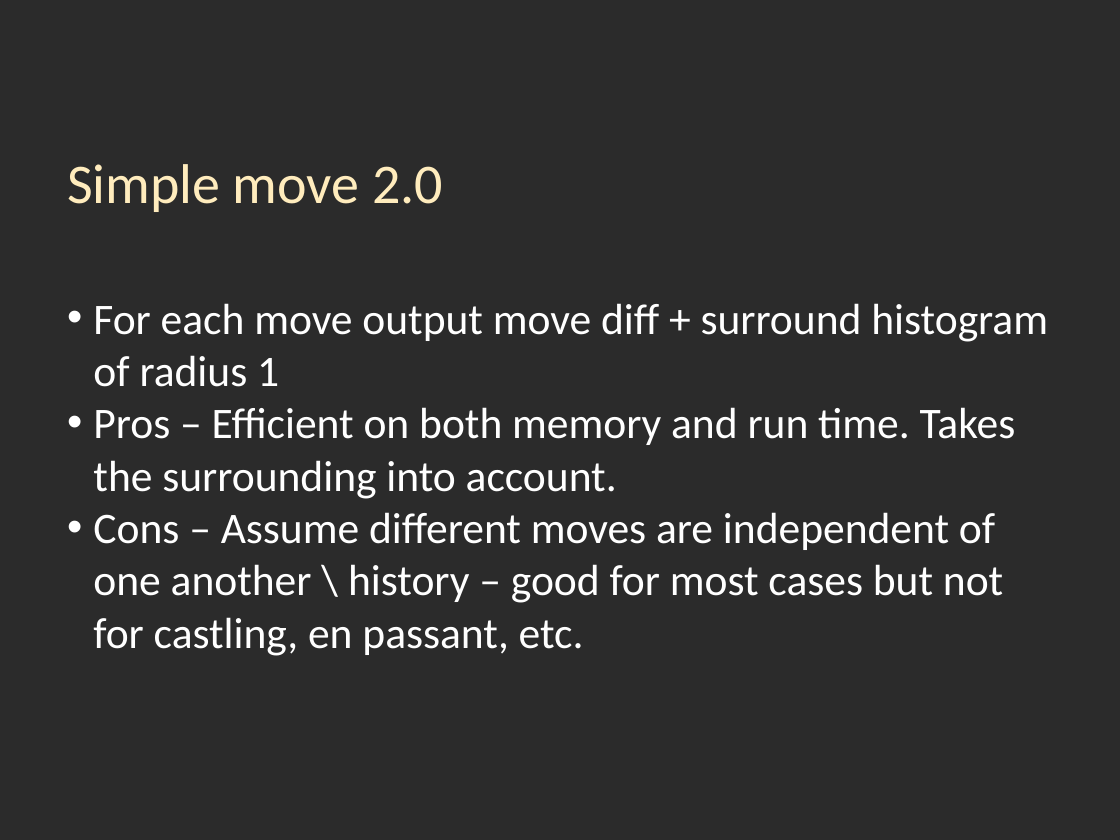
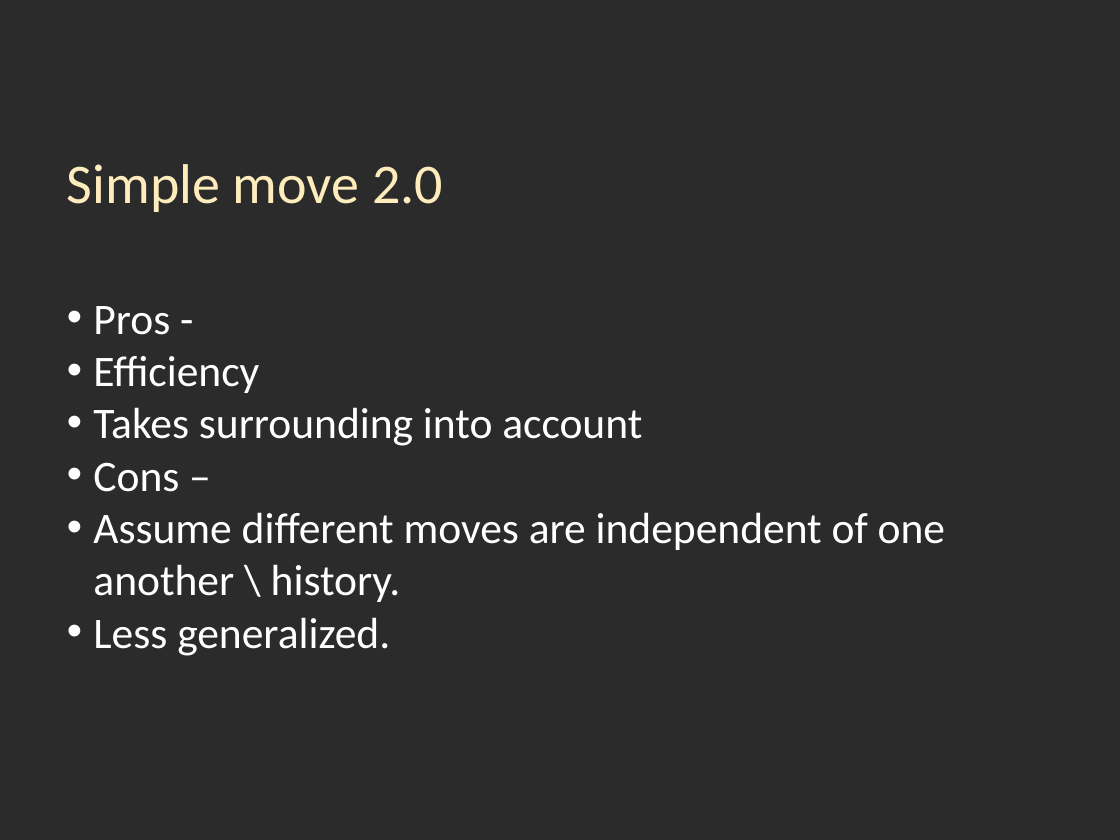
Before and after one commit to nivm/learningchess, a slide deck: slide 17 of presentation/chess_presentation.pptx (slide 13 before the commit). Drawn at 1120x840 pixels with LibreOffice and Linux fonts; fonts in the diff are those of the drawing; background and template pictures are left out; a plain dark background stands for a picture behind light text. Boxes give left, top, right and bottom in pixels: in the first picture for what was removed or moved away, otherwise in the second. Text is boxed around its words. In the diff, an @@ line names an element or a change of style, - is before the commit and + after.

```diff
--- a/presentation/chess_presentation.pptx
+++ b/presentation/chess_presentation.pptx
@@ text at (93, 306, 945, 656): text changed @@
-• For each move output move diff + surround histogram of radius 1
-• Pros – Efficient on both memory and run time. Takes the surrounding into account.
-• Cons – Assume different moves are independent of one another \ history – good for most cases but not for castling, en passant, etc.
+• Pros -
+• Efficiency
+• Takes surrounding into account
+• Cons –
+• Assume different moves are independent of one another \ history.
+• Less generalized.
```
Also in this commit, not shown: 12 other slides changed, 3 slides added.
